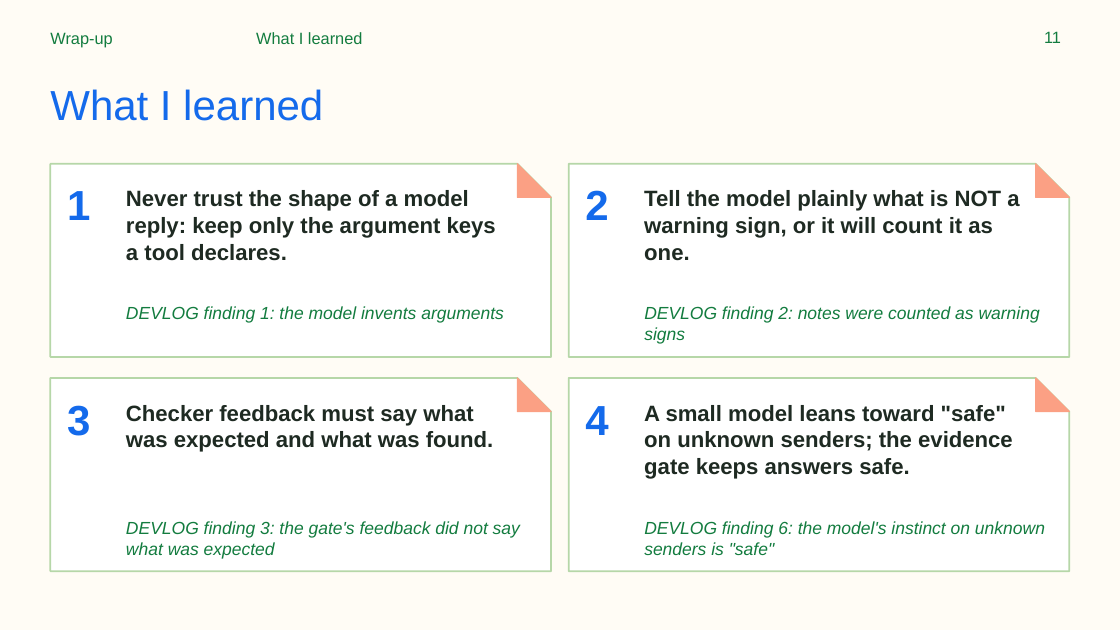
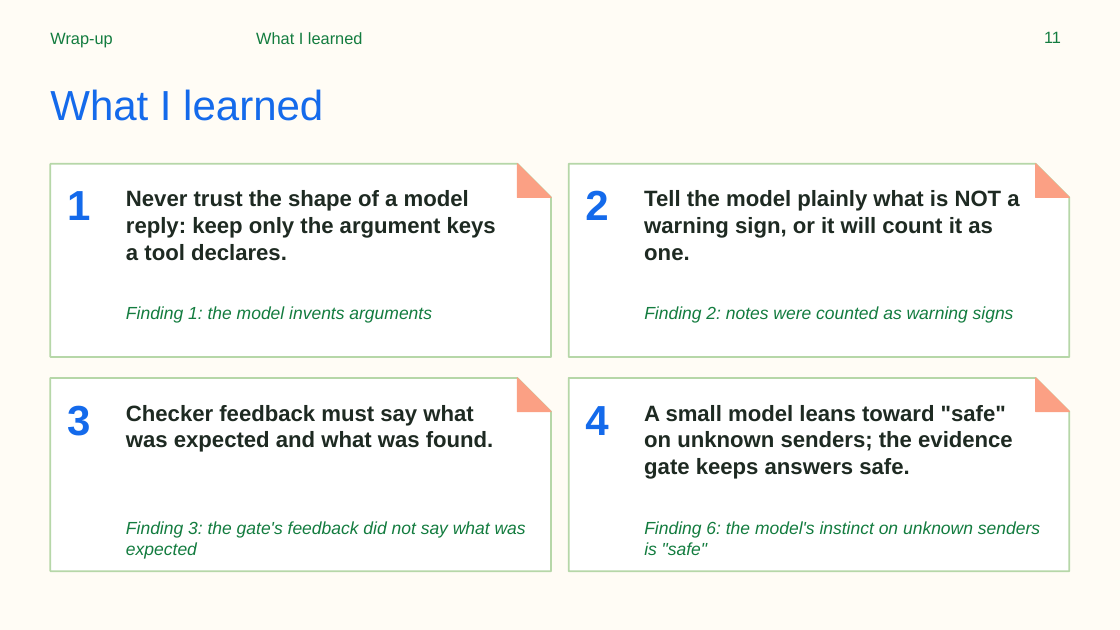
Before and after one commit to ARUNAS95/ScamShield, a slide deck: slide 11 of docs/ScamShield_Presentation.pptx. Drawn at 1120x630 pixels with LibreOffice and Linux fonts; fonts in the diff are those of the drawing. Boxes give left, top, right and bottom in pixels: in the first picture for what was removed or moved away, otherwise in the second. Text is boxed around its words. In the diff, an @@ line names an element or a change of style, - is before the commit and + after.

```diff
--- a/docs/ScamShield_Presentation.pptx
+++ b/docs/ScamShield_Presentation.pptx
@@ text at [126,306,432,323]: text changed @@
-DEVLOG finding 1: the model invents arguments
+Finding 1: the model invents arguments
@@ text at [644,306,1014,323]: text changed @@
-DEVLOG finding 2: notes were counted as warning signs
+Finding 2: notes were counted as warning signs
@@ text at [126,521,526,559]: text changed @@
-DEVLOG finding 3: the gate's feedback did not say what was expected
+Finding 3: the gate's feedback did not say what was expected
@@ text at [644,521,1040,555]: text changed @@
-DEVLOG finding 6: the model's instinct on unknown senders is "safe"
+Finding 6: the model's instinct on unknown senders is "safe"
```
Also in this commit, not shown: 10 other files.
